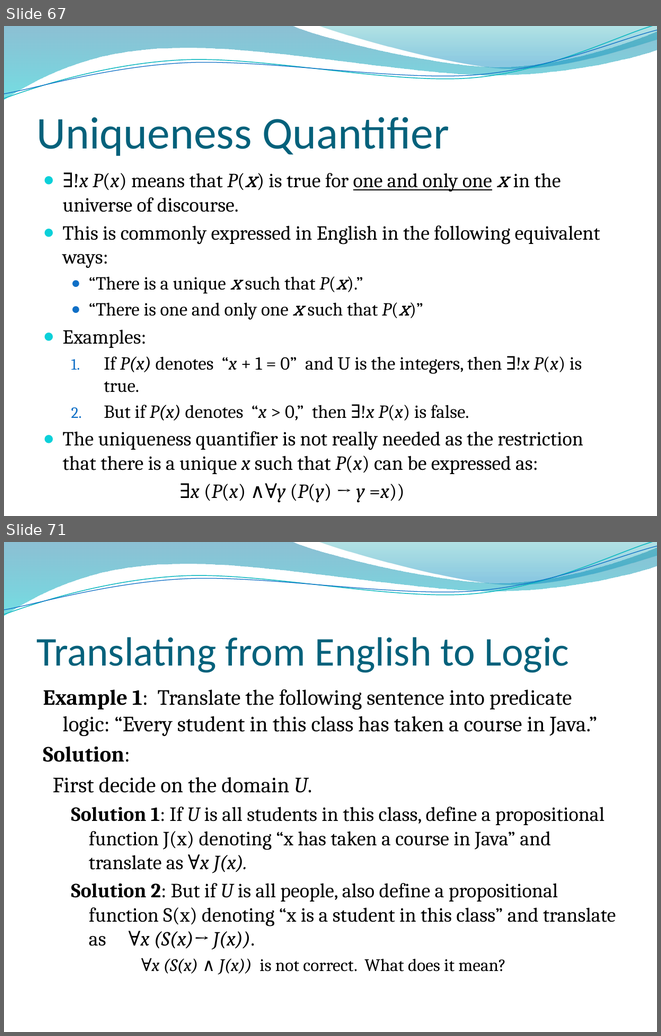
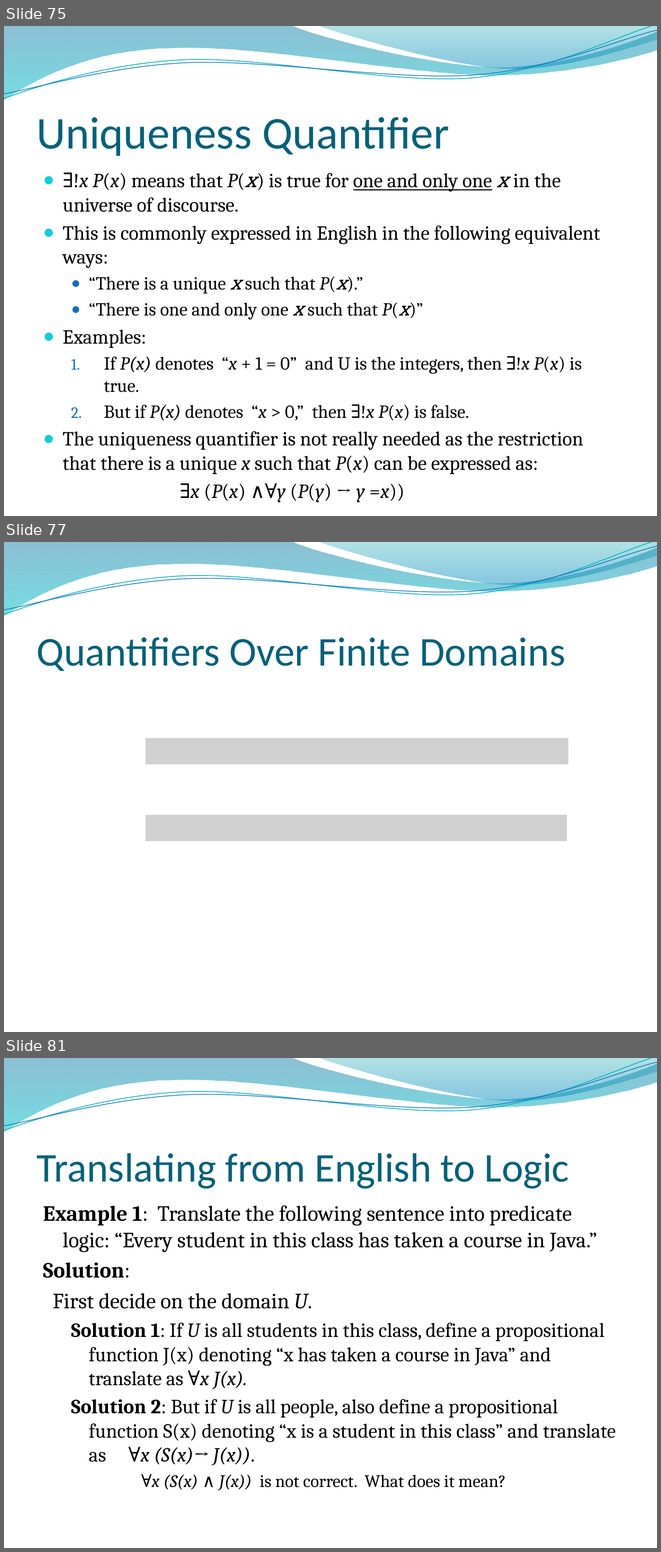
Before and after one commit to lin-chen-GA/lin-chen-GA.github.io, a slide deck: cs2620/slides/cs2620_notes1.pptx. Shown one above the other, each under a label of ours: slides 67 and 71 before the commit, slides 75, 77 and 81 after it; the slides between them are not shown. The pictures are 661x1036 and 661x1552 pixels, drawn with LibreOffice and Linux fonts; fonts in the diff are those of the drawing; grey boxes stand for pictures; background and template pictures are left out. Boxes give left, top, right and bottom in pixels: in the first picture for what was removed or moved away, otherwise in the second. Text is boxed around its words. In the diff, an @@ line names an element or a change of style, - is before the commit and + after.

```diff
--- a/cs2620/slides/cs2620_notes1.pptx
+++ b/cs2620/slides/cs2620_notes1.pptx
@@ slide 77 added at [4, 542, 657, 1032], background picture (left out); not listed: 4 template elements that a slide beside it also shows @@
@@ title added at [37, 637, 566, 671], 45 pt, text #04617B @@
+Quantifiers Over Finite Domains
@@ picture added at [146, 738, 569, 764] @@
@@ picture added at [146, 815, 567, 841] @@
@@ what was slide 67 is now slide 75 @@
@@ what was slide 71 is now slide 81 @@
```
Also in this commit, not shown: 7 slides changed, 9 other slides added, 2 other files.
